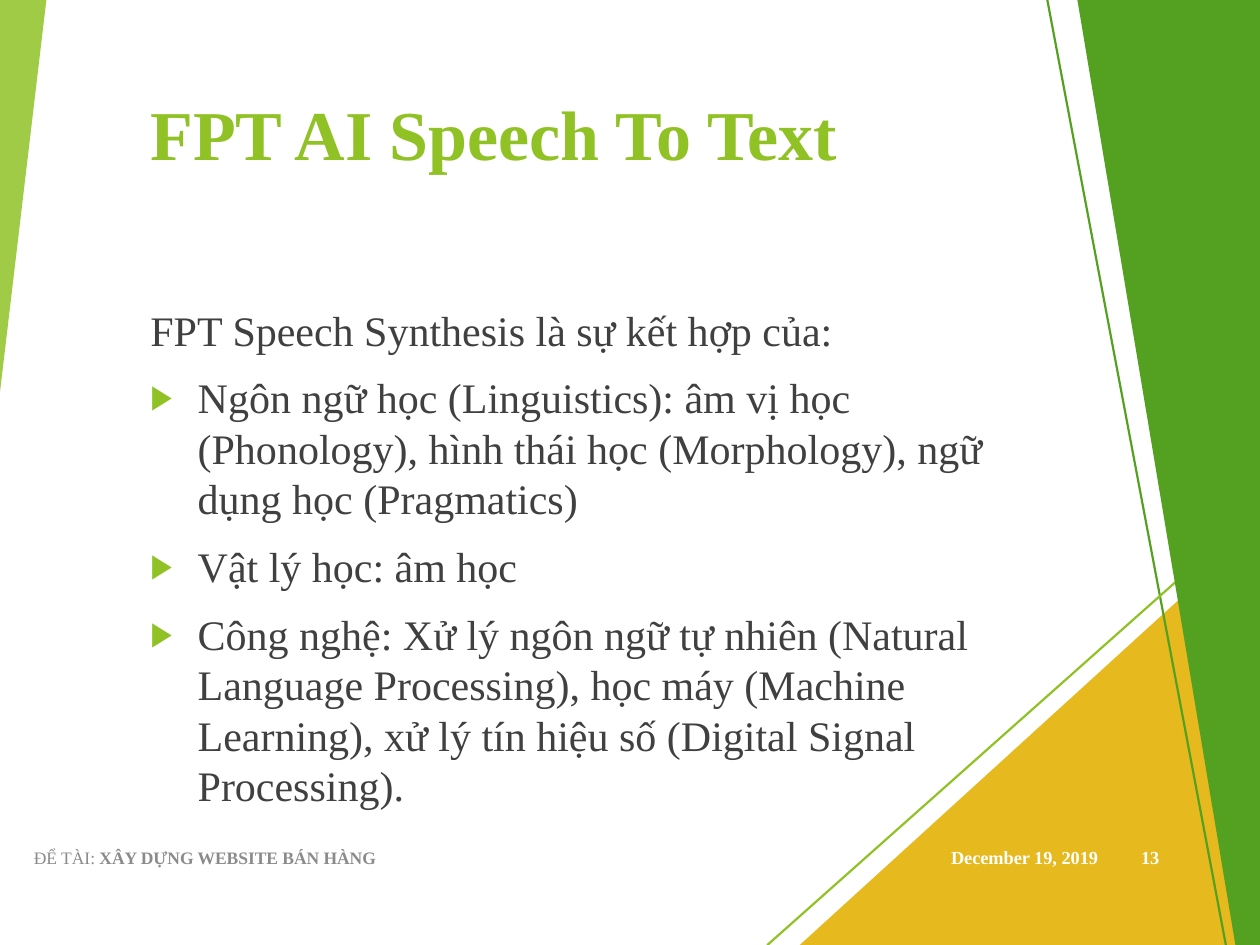
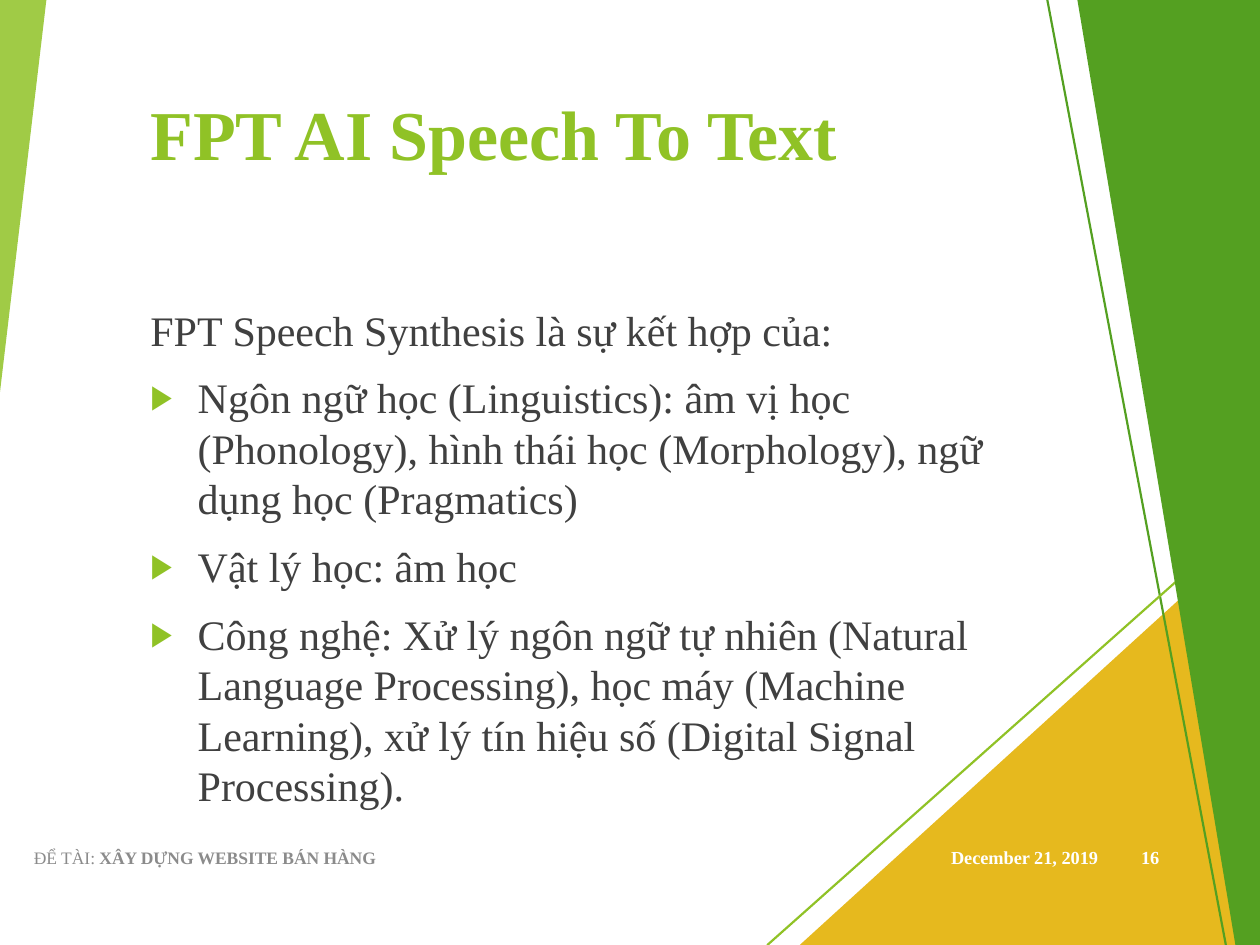
Before and after one commit to viet97/doandocs, a slide deck: slide 16 of DATN_Presentation.pptx (slide 13 before the commit). Drawn at 1260x945 pixels with LibreOffice and Linux fonts; fonts in the diff are those of the drawing. Boxes give left, top, right and bottom in pixels: in the first picture for what was removed or moved away, otherwise in the second. Text is boxed around its words. In the diff, an @@ line names an element or a change of style, - is before the commit and + after.

```diff
--- a/DATN_Presentation.pptx
+++ b/DATN_Presentation.pptx
@@ text at box(951, 851, 1099, 867): text changed @@
-December 19, 2019
+December 21, 2019
@@ page number at box(1141, 852, 1159, 864): text changed @@
-13
+16
```
Also in this commit, not shown: 16 other slides changed, 3 slides added.
